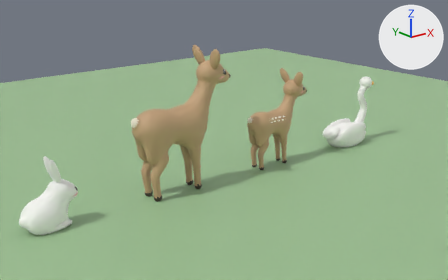
Renders of the Blender file BlenderWork/InteriorProps/critters.blend from each side of a commit.
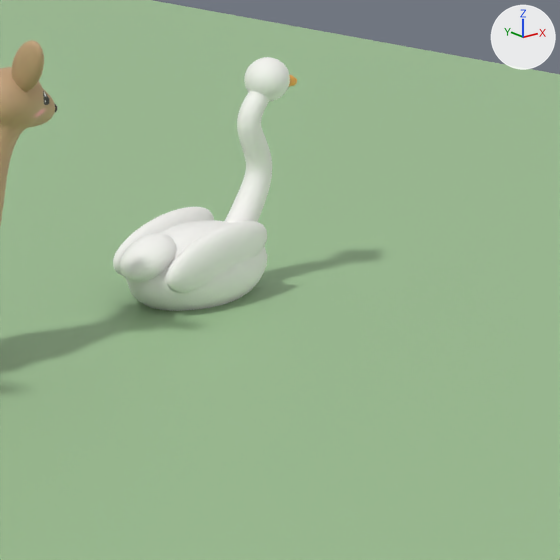
Each version is shown whole from a 50 mm camera at (-3.74, -4.64, 2.26) aimed at (0.17, 0.24, 0.31), then close up on the part from 65% to 100% of the width and 22% to 78% of the height. The lights are fixed; the arrows at upper right show +X, +Y and +Z. The last two pictures show the newer version.

The first close-up shows 'Critter_Fawn', 'Critter_Swan', 'Ground'.
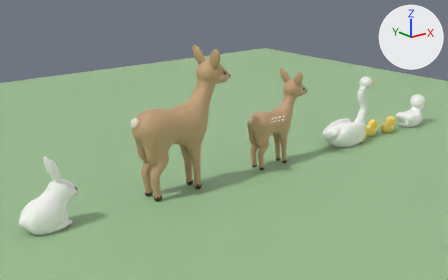
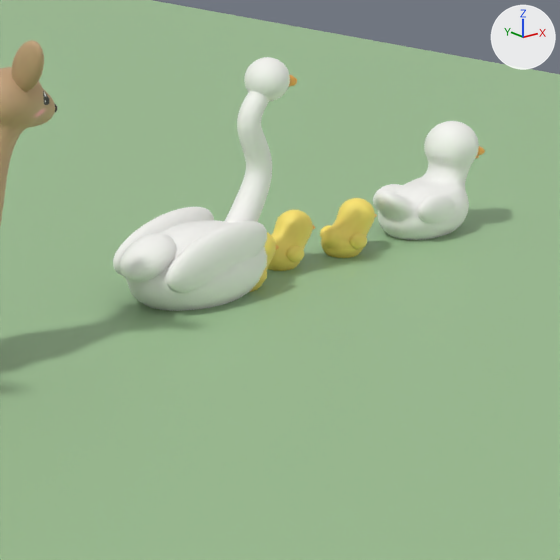
Edits to the bpy script that builds the scene:
```text
Add me_critter_duckling:
    me_critter_duckling.from_pydata(...)  # 5248 vertices, 6408 faces; spans x -0.113..0.16, y -0.084..0.084, z -0.02..0.193
    me_critter_duckling.polygons.foreach_set('use_smooth', [True] * 6408)
    me_critter_duckling.materials.append(mat_m_critters)  # picture img_t_critters_basecolor_png
Add me_critter_duck:
    me_critter_duck.from_pydata(...)  # 5794 vertices, 6995 faces; spans x -0.254..0.339, y -0.132..0.132, z -0.03..0.395
    me_critter_duck.polygons.foreach_set('use_smooth', [True] * 6995)
    me_critter_duck.materials.append(mat_m_critters)  # picture img_t_critters_basecolor_png
Add ob_duckling1:
    ob_duckling1 = bpy.data.objects.new('Duckling1', me_critter_duckling)
    ob_duckling1.location = (2.05, -0.04, 0.0)
Add ob_duckling0:
    ob_duckling0 = bpy.data.objects.new('Duckling0', me_critter_duckling)
    ob_duckling0.location = (2.35, 0.04, 0.0)
Add ob_critter_duckling:
    ob_critter_duckling = bpy.data.objects.new('Critter_Duckling', me_critter_duckling)
    ob_critter_duckling.location = (2.65, 0.0, 0.0)
Add ob_critter_duck:
    ob_critter_duck = bpy.data.objects.new('Critter_Duck', me_critter_duck)
    ob_critter_duck.location = (3.1, 0.0, 0.0)
```

Location of each change, [x1, y1, x2, y2] in pixels of the close-ups (560 x 560 px):
'Critter_Duck', added: after [373, 121, 485, 240]
'Critter_Duckling', added (yellow): after [320, 198, 377, 258]
'Duckling0', added (yellow): after [267, 210, 315, 271]
'Duckling1', added: after [250, 232, 279, 292]
